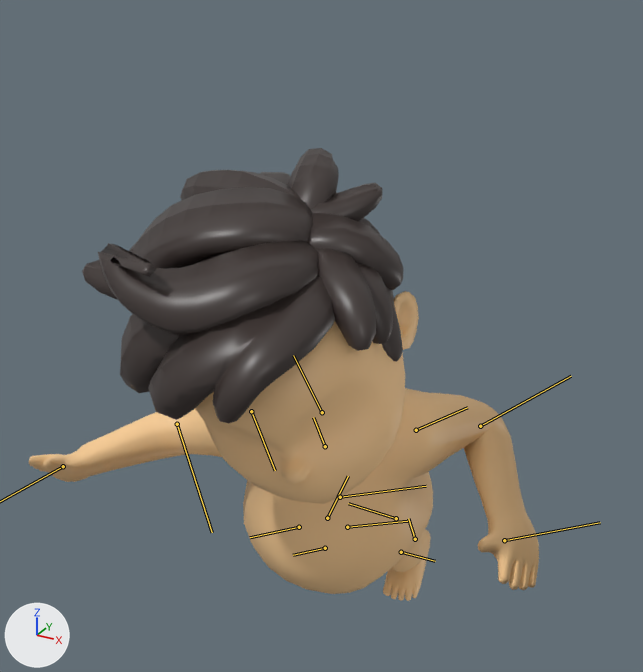
The FBX model Assets/Content/Model/Character/0/Slap.fbx, before and after one commit.
One viewpoint serves both versions: a 50 mm lens placed at (0.875, -1.988, 1.872), pointed at (-0.172, -0.086, 0.92). The lights are fixed; the arrows at lower left show +X, +Y and +Z. The picture after the commit comes second. Both versions are drawn at frame 11 of the action 'Slap'; the numbers are the values there. The bones that change, and the others that lie on the model, are drawn over the model as lines.

The first picture shows 'Body', 'Hair'.
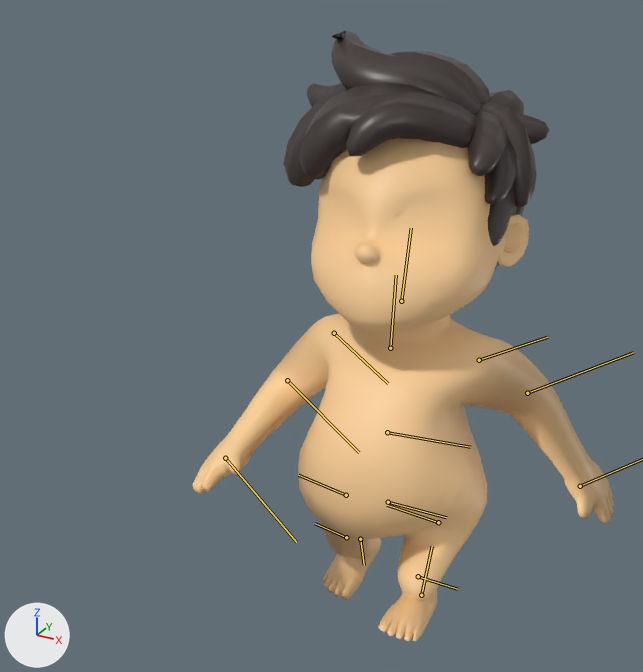
Changed parts and their boxes [x1, y1, x2, y2] in the pictures (643 x 672 px):
'Body', posed: before [29, 291, 539, 601]; after [193, 138, 614, 641]
'Hair', posed: before [82, 148, 403, 423]; after [283, 31, 549, 269]
bone 'Cog', root to tip: before (347, 527) to (407, 521); after (388, 502) to (446, 517)
bone 'Hip_R', root to tip: before (299, 527) to (250, 537); after (346, 495) to (298, 475)
bone 'Knee_R', root to tip: before (325, 548) to (293, 555); after (346, 537) to (315, 523)
bone 'Feet_R', root to tip: before (327, 518) to (348, 476); after (360, 539) to (364, 565)
bone 'Hip_L', root to tip: before (396, 518) to (348, 503); after (438, 522) to (387, 505)
bone 'Knee_L', root to tip: before (401, 552) to (435, 561); after (418, 576) to (457, 589)
bone 'Feet_L', root to tip: before (415, 539) to (408, 518); after (421, 595) to (432, 546)
bone 'Chest1', root to tip: before (325, 446) to (313, 417); after (390, 348) to (396, 275)
bone 'Head', root to tip: before (322, 412) to (293, 355); after (401, 301) to (411, 228)
bone 'Shoulder_R', root to tip: before (251, 411) to (275, 470); after (334, 333) to (388, 383)
bone 'Elbow_R', root to tip: before (177, 424) to (212, 532); after (287, 380) to (359, 452)
bone 'Shoulder_L', root to tip: before (416, 430) to (467, 407); after (479, 360) to (547, 337)
bone 'Elbow_L', root to tip: before (480, 426) to (571, 376); after (527, 393) to (633, 352)

The edits, one by one:
Bone 'Cog' (bone_cog) moves from (-7.8, -12.7, -0.3) to (4.9, 0.0, 0.0).
Bone 'Cog' (bone_cog) turns from (33, 32, 11) to (0, 0, -2) degrees about its own x, y and z.
Bone 'Hip_R' (bone_hip_r) turns from (-1, 5, 22) to (-4, -8, -4) degrees about its own x, y and z.
Bone 'Knee_R' (bone_knee_r) turns from (0, -68, 0) to (0, -36, 0) degrees about its own x, y and z.
Bone 'Feet_R' (bone_feet_r) turns from (-26, 1, -14) to (2, 0, 24) degrees about its own x, y and z.
Bone 'Hip_L' (bone_hip_l) turns from (29, 19, -3) to (1, 52, 3) degrees about its own x, y and z.
Bone 'Knee_L' (bone_knee_l) turns from (6, 51, 6) to (12, 67, 11) degrees about its own x, y and z.
Bone 'Feet_L' (bone_feet_l) turns from (-3, 3, 37) to (-1, 1, 26) degrees about its own x, y and z.
Bone 'Chest1' (bone_chest1) moves from (-0.1, -0.2, -0.2) to (0.0, 0.0, 0.0).
Bone 'Chest1' (bone_chest1) turns from (15, -14, 5) to (0, 0, 0) degrees about its own x, y and z.
Bone 'Head' (bone_head) turns from (-18, 11, 14) to (-7, 1, 2) degrees about its own x, y and z.
Bone 'Shoulder_R' (bone_shoulder_r) turns from (-26, -13, 1) to (16, -4, -41) degrees about its own x, y and z.
Bone 'Elbow_R' (bone_elbow_r) turns from (-30, -25, 9) to (12, -46, -7) degrees about its own x, y and z.
Bone 'Wrist_R' (bone_wrist_r) turns from (5, 44, 77) to (0, 0, 0) degrees about its own x, y and z.
Bone 'Shoulder_L' (bone_shoulder_l) turns from (0, 22, -25) to (19, 49, -35) degrees about its own x, y and z.
Bone 'Elbow_L' (bone_elbow_l) turns from (-100, -80, 88) to (-10, -26, -2) degrees about its own x, y and z.
Bone 'Wrist_L' (bone_wrist_l) turns from (7, -28, -20) to (0, 0, 0) degrees about its own x, y and z.
